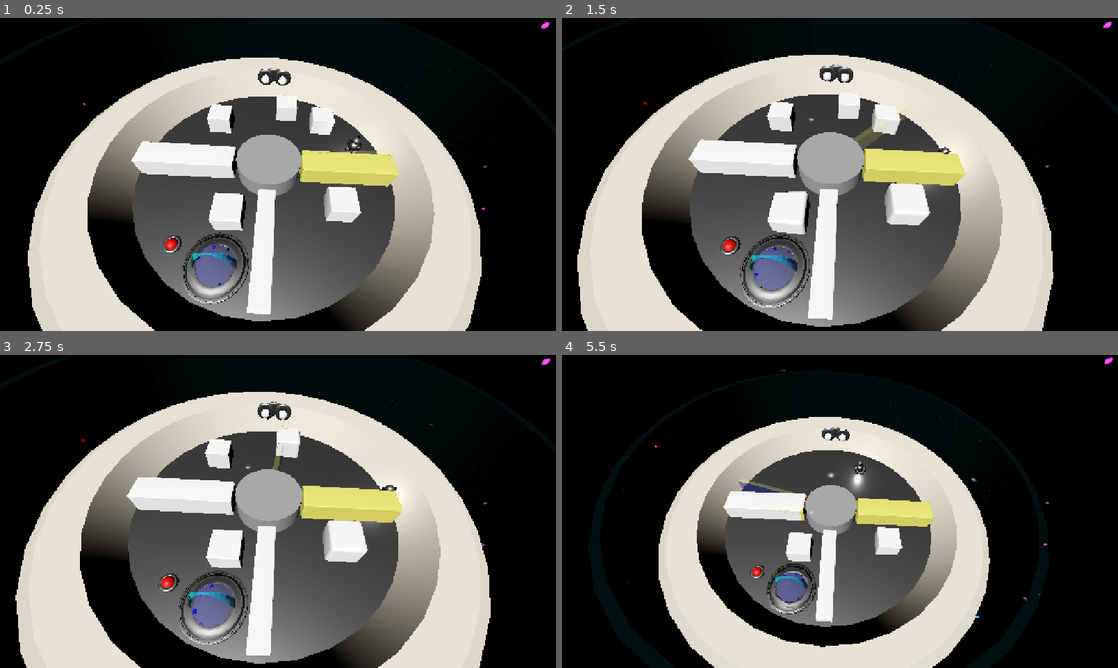
Above: before the commit, frames 1-4 (two rows, left to right).
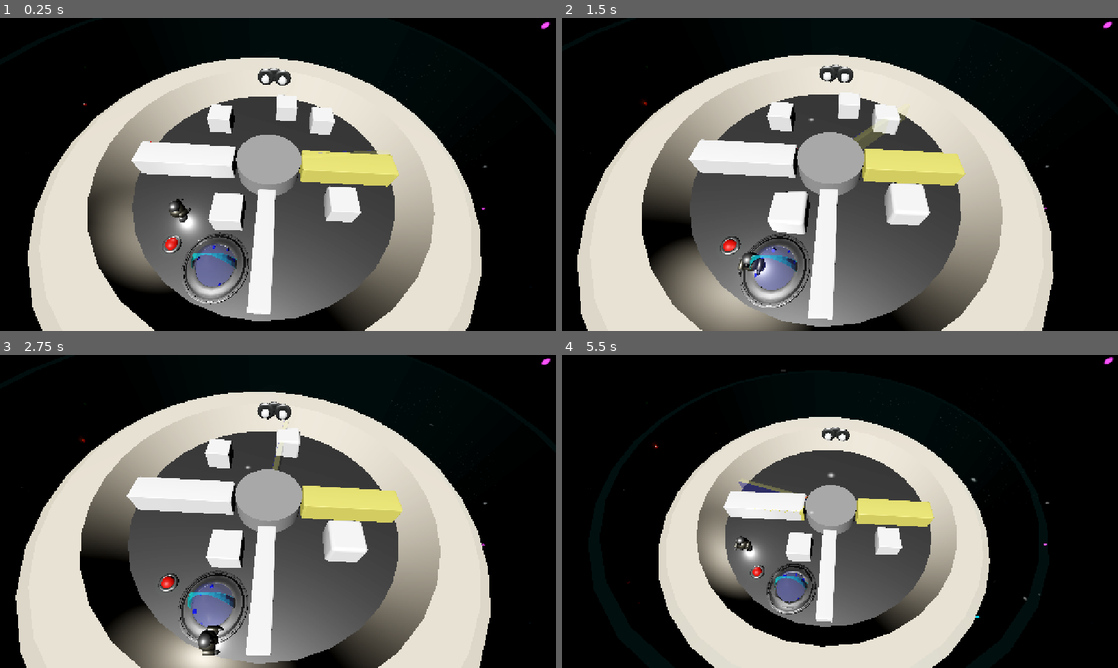
Above: after the commit, the same moments.

Repository: MisterIXI/gmtk25
Game: Godot game, scene res://scenes/levels/level_1_final.tscn
Same seed, same stepped clock (60 frames per second), same inputs: the game is played once before the commit and once after it. This scene is started directly instead of the project's main scene.
Inputs (mouse positions are in pixels of both pictures, inside the frame that each line leads up to):
- Up to frame 1 (0.25 s): no input
- Up to frame 2 (1.5 s): move the mouse to (962, 158) at 0.52 s; hold D (move_right) 0.53-1.28 s; hold E (interact) 0.53-1.28 s; tap Space (jump) at 0.77 s; move the mouse to (728, 190) at 1.27 s; hold S (move_down) from 1.28 s (still down); tap Mouse wheel up (zoom_in) at 1.35 s
- Up to frame 3 (2.75 s): tap Space (jump) at 1.52 s; move the mouse to (333, 442) at 2.02 s; release S (move_down) at 2.03 s; hold D (move_right) from 2.03 s (still down); tap Mouse wheel down (zoom_out) at 2.1 s
- Up to frame 4 (5.5 s): move the mouse to (812, 574) at 2.77 s; release D (move_right) at 2.78 s; hold W (move_up) 2.78-3.53 s; tap E (interact) at 2.85 s; tap Space (jump) at 3.02, 3.77, 4.52 s; move the mouse to (1006, 558) at 3.52 s; hold A (move_left) 3.53-5.03 s; tap Mouse wheel up (zoom_in) at 3.6 s; move the mouse to (673, 464) at 4.27 s; tap Mouse wheel down (zoom_out) at 4.35 s; move the mouse to (867, 511) at 5.02 s; hold S (move_down) from 5.03 s (still down); hold E (interact) from 5.03 s (still down)

The runs differ from the first frame. In frame 1, 3.1% of the frame differs, in the area x 15-65%, y 33-87%; in frame 2, 4.2%, in the area x 16-74%, y 40-100%; in frame 3, 3.2%; in frame 4, 2.0%.

Commit message:
wall_fix

Diff:
--- a/scenes/levels/level_1_final.tscn
+++ b/scenes/levels/level_1_final.tscn
@@ -145,7 +145,7 @@
 [node name="Disk0" parent="." instance=ExtResource("2_536mm")]
 
 [node name="Robo_Chan" parent="Disk0" instance=ExtResource("3_mcw8d")]
-transform = Transform3D(0.36112747, 0, -0.34581348, 0, 0.5, 0, 0.34581348, 0, 0.36112747, 7.299345, 0.64391106, -2.413608)
+transform = Transform3D(0.36112747, 0, -0.34581348, 0, 0.5, 0, 0.34581348, 0, 0.36112747, -5.8652906, 0.64391106, 4.4504495)
 
 [node name="StaticBody3D" type="StaticBody3D" parent="Disk0" groups=["wipeable"]]
 transform = Transform3D(1, 0, 0, 0, 1, 0, 0, 0, 1, -6.398, 1, 0)
Binary file changed: assets/wall/Wall_small.glb
Not shown, changed: assets/robo_chan/robo_chan_model.blend
Not shown, changed: assets/robo_chan/robo_chan_model.blend1
